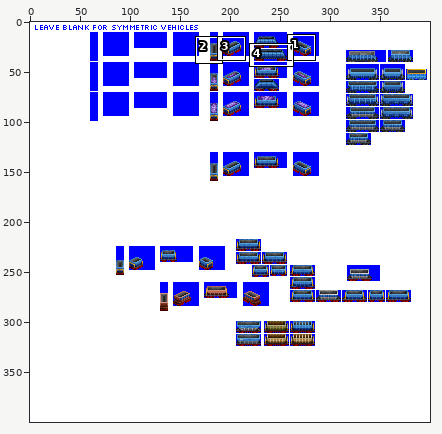
One commit to this sprite sheet: src/graphics/pony/rock_hopper_car_pony_gen_4B.png. Above: a wide view before the commit, with the close-up outlined.
Close-up. Old version:
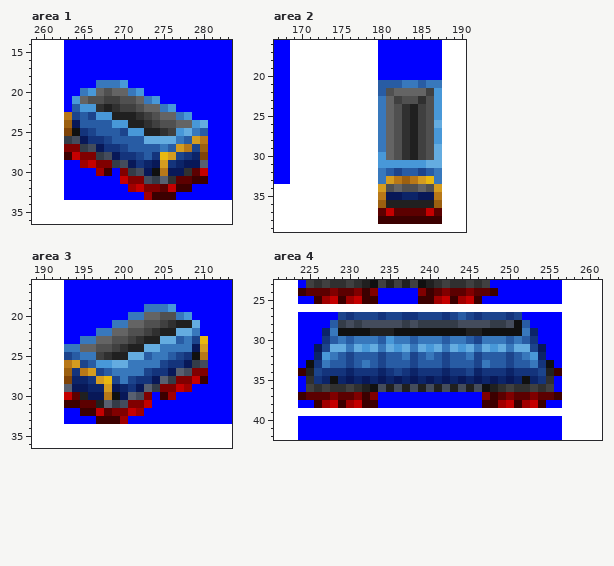
The file is 400x400 pixels. Colours within 5 levels of each other are drawn and written as one. Shown: area 1: x 259..283, y 14..36; area 2: x 167..190, y 16..39; area 3: x 189..213, y 16..36; area 4: x 221..261, y 23..42. The commit also changed other parts of the picture, which this record leaves out.
Once edited:
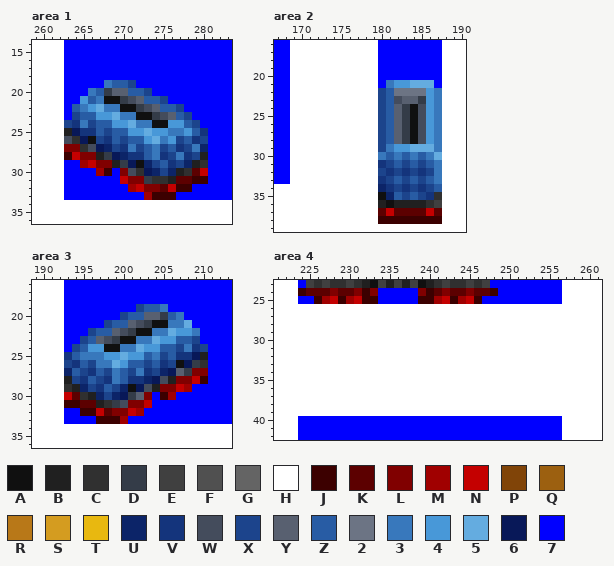
Palette (. is transparent): A #101010  B #202020  C #303030  D #343c48  E #404040  F #505050  G #646464  H #ffffff  J #3c0000  K #5c0000  L #800000  M #a00000  N #c40000  P #804408  Q #9c6010  R #b87818  S #d49c20  T #e8b810  U #0c2468  V #14347c  W #444c5c  X #1c448c  Y #586070  Z #285ca4  2 #6c7484  3 #3878bc  4 #4898d8  5 #64ace0  6 #081858  7 #0000ff
Difference:
--- area 1
@@ x 259..283 @@
 18 HHHH777777777777777777777
-19 HHHH777733347777777777777
-20 HHHH7734GFGG3477777777777
-21 HHHH74GFFEEFFG34777777777
-22 HHHH7Z44CBCEEFGG347777777
-23 HHHHRXZX44BBBCEFGG3477777
-24 HHHHQ6ZZZZ44BBCEFFGG45777
-25 HHHHPAVXZZZX44BBCE453Z777
-26 HHHHDW6VVXZZZZ55553ZSR777
-27 HHHHLLDW6VVXZZZZ3ZSRXQ777
-28 HHHHJNLLDW6VVXZVTSXVUP777
-29 HHHH77MNLLDW6VU6SVU66Y777
-30 HHHH7777MJ7LDW6AR66CKN777
-31 HHHH7777777NLLWDYCKKJJ777
+19 HHHH777773ZZX777777777777
+20 HHHH7773ZDYYZZX7777777777
+21 HHHH774Z3AADWYZZX77777777
+22 HHHH7Z34533AADWYZZX777777
+23 HHHH7XZZ44533AADWYZX77777
+24 HHHHXV3XZZ44533AA44ZX7777
+25 HHHHB6VVZXZZ44544334ZV777
+26 HHHHWC6AXVZXZZ4534XZVX777
+27 HHHHLLCW6UXV3XZ3XZVX3U777
+28 HHHHJNLLBD6UVVZ3VX3VXB777
+29 HHHH77MNLLBD6AUXZVXUBC777
+30 HHHH7777MJ7LWC6UXUBCKN777
+31 HHHH7777777NLLDCCBKKJJ777
 32 HHHH77777777MNLLKNJJ77777
--- area 2
@@ x 178..189 @@
 20 HH77777777HH
-21 HHZZZ33Z33HH
-22 HHZFGGGGE4HH
-23 HH3GEFFCF4HH
-24 HH3GFCBEF4HH
-25 HH3GFCBEF4HH
-26 HH3GFCBEF5HH
-27 HH3GFCBEF4HH
-28 HH3GFCBEF4HH
-29 HH3GFCBEF5HH
-30 HH4GFCBEF5HH
-31 HH44444455HH
-32 HH3ZXZZXZ3HH
-33 HH3SRQRST3HH
-34 HHSFGFFGFSHH
-35 HHR66UU66RHH
-36 HHQBBBBBBQHH
+21 HH73445557HH
+22 HHXZ222243HH
+23 HHXZWYYD43HH
+24 HHXZYDAW43HH
+25 HHXZYDAW43HH
+26 HHXZYDAW43HH
+27 HHXZYDAW43HH
+28 HHXZYDAW43HH
+29 HHX3445553HH
+30 HH3Z3Z3Z35HH
+31 HHVXZXZXZ3HH
+32 HHXVXVXVX3HH
+33 HHVXZXZXZ3HH
+34 HHUVXVXVXZHH
+35 HHAUZXZXVCHH
+36 HHBABBBBCEHH
 37 HHKNKKKKNKHH
--- area 3
@@ x 189..213 @@
 18 HHHH777777777777777777777
-19 HHHH777777777733347777777
-20 HHHH7777777733GGFF3477777
-21 HHHH77777733GGFFECBB57777
-22 HHHH777733GGFFECBB5537777
-23 HHHH7733GGFFECBB55Z3XT777
-24 HHHH33GGFFECBB5533336S777
-25 HHHHXZ33ECBB55Z33ZXVAR777
-26 HHHHRSXZ44553333XVV6DW777
-27 HHHHQVRSXZ3333XVV6YWLL777
-28 HHHHPUUVSTX3XVV6YDLLNJ777
-29 HHHHY66UUS6UV6YDLLNM77777
-30 HHHHNKB66RA6YWL7JM7777777
-31 HHHHJJKKBYDWLLN7777777777
+19 HHHH777777777XZZ377777777
+20 HHHH7777777XZZYYDZ3777777
+21 HHHH77777XZZYWDAA33577777
+22 HHHH777XZZYWDAA3354437777
+23 HHHH77XZYWDAA33544ZZX7777
+24 HHHH7XZ44AA33544ZZX3VX777
+25 HHHHVZ33344544Z3XZVV6B777
+26 HHHHXVZX3354ZZXZVXA6DC777
+27 HHHHUZXVZX3ZX3VXU6YDLL777
+28 HHHHBXVZXV3ZVVU6WBLLNJ777
+29 HHHHCBUXVZXUA6WBLLNM77777
+30 HHHHNKCBUXU6DYL7JM7777777
+31 HHHHJJKKBCDWLLN7777777777
 32 HHHH77JJNKLLNM77777777777
--- area 4
@@ x 221..261 @@
 26 HHHHHHHHHHHHHHHHHHHHHHHHHHHHHHHHHHHHHHHHH
-27 HHH77777XVXXXVXXVVXXXVXZXVXXXVX77777HHHHH
-28 HHH7777ZDWDWWWWWDWDDDDDWWWWDDWAZ7777HHHHH
-29 HHH777U3AAAABBBAAAAAAAAABBAAAAA3U777HHHHH
-30 HHH777VZ3Z333Z433Z333Z33ZX333Z3ZV777HHHHH
-31 HHH776X5535453545354535453545355X677HHHHH
-32 HHH77U43ZXZZZXZZ3XZ3ZXZZ3XZZZXZ34U77HHHHH
-33 HHH7AV3ZZXZ3ZXZZZXZZZXZZZX3ZZXZZ3VA7HHHHH
-34 HHHJBXVVVUVVVUVXVUVVVUVVXUVVVUVVVXBJHHHHH
-35 HHH7CVUAU6U6U6U6U6U6U6U6U6U6U6UAUVC7HHHHH
-36 HHH7ECECCECBAWBWBWBWBWBWBWABCECCECE7HHHHH
-37 HHHJKKKLKKLJL7777777777777LJKLKKLKKJHHHHH
-38 HHH77JMNJMNJJ7777777777777JJMNJMNJ77HHHHH
+27 HHHHHHHHHHHHHHHHHHHHHHHHHHHHHHHHHHHHHHHHH
+28 HHHHHHHHHHHHHHHHHHHHHHHHHHHHHHHHHHHHHHHHH
+29 HHHHHHHHHHHHHHHHHHHHHHHHHHHHHHHHHHHHHHHHH
+30 HHHHHHHHHHHHHHHHHHHHHHHHHHHHHHHHHHHHHHHHH
+31 HHHHHHHHHHHHHHHHHHHHHHHHHHHHHHHHHHHHHHHHH
+32 HHHHHHHHHHHHHHHHHHHHHHHHHHHHHHHHHHHHHHHHH
+33 HHHHHHHHHHHHHHHHHHHHHHHHHHHHHHHHHHHHHHHHH
+34 HHHHHHHHHHHHHHHHHHHHHHHHHHHHHHHHHHHHHHHHH
+35 HHHHHHHHHHHHHHHHHHHHHHHHHHHHHHHHHHHHHHHHH
+36 HHHHHHHHHHHHHHHHHHHHHHHHHHHHHHHHHHHHHHHHH
+37 HHHHHHHHHHHHHHHHHHHHHHHHHHHHHHHHHHHHHHHHH
+38 HHHHHHHHHHHHHHHHHHHHHHHHHHHHHHHHHHHHHHHHH
 39 HHHHHHHHHHHHHHHHHHHHHHHHHHHHHHHHHHHHHHHHH
Changed places in both close-ups, as pixel boxes (x1, y1, x2, y2):
changed: (64, 80, 208, 184)
changed: (378, 80, 442, 208)
changed: (64, 304, 208, 408)
changed: (298, 312, 562, 408)
